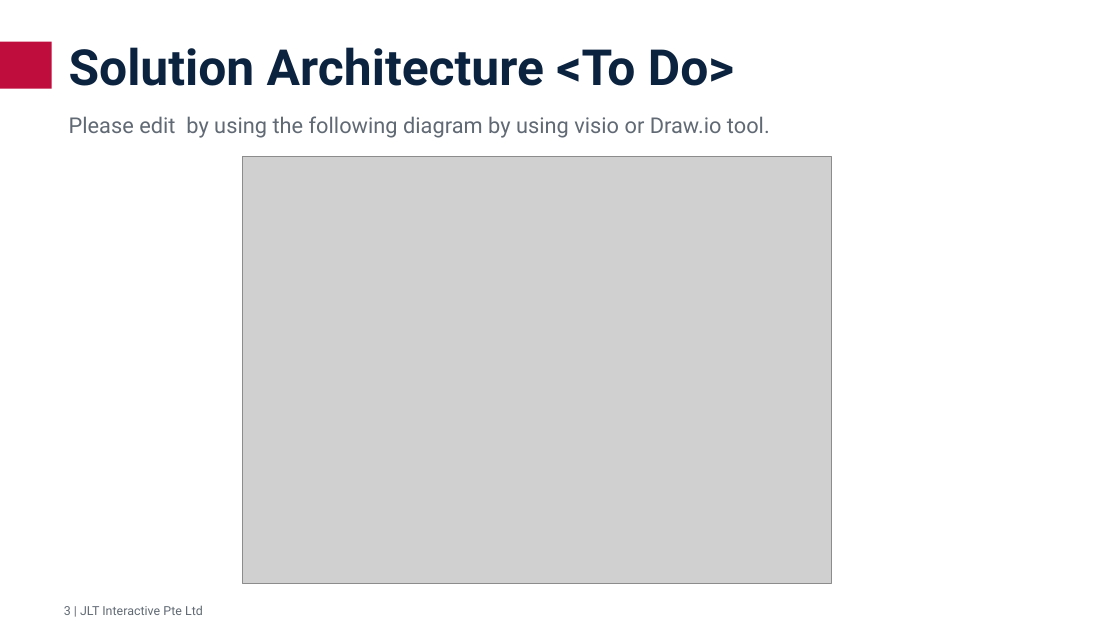
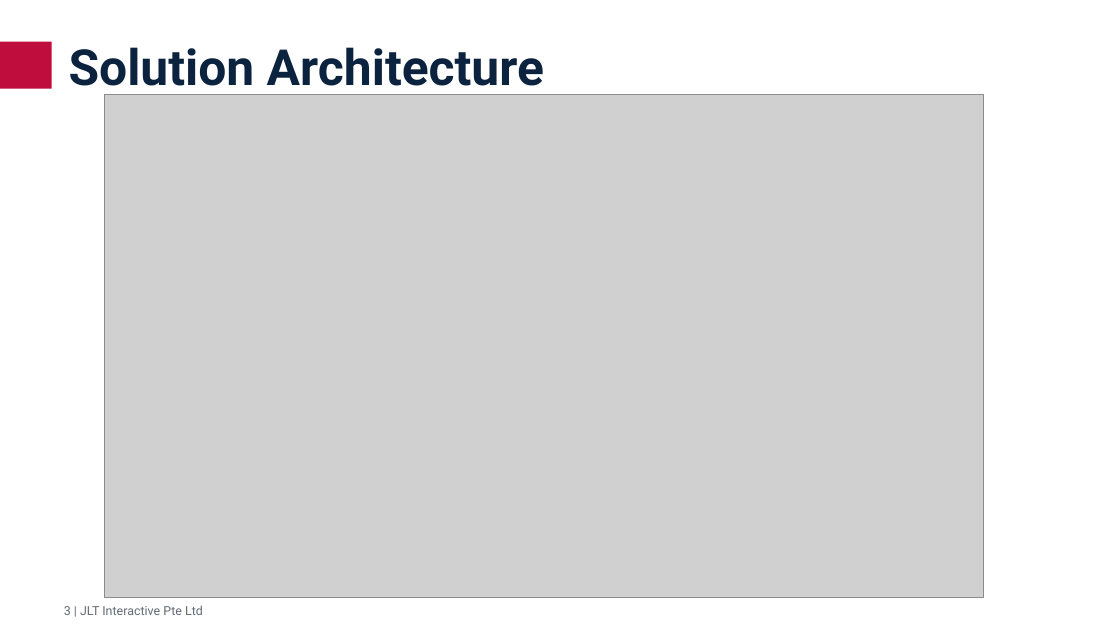
Before and after one commit to Prabhuduraik/Samples, a slide deck: slide 4 of JLTi_Sitecore-JLT Websites.ppt. Drawn at 1120x630 pixels with LibreOffice and Linux fonts; fonts in the diff are those of the drawing; grey boxes stand for pictures. Boxes give left, top, right and bottom in pixels: in the first picture for what was removed or moved away, otherwise in the second. Text is boxed around its words. In the diff, an @@ line names an element or a change of style, - is before the commit and + after.

```diff
--- a/JLTi_Sitecore-JLT Websites.ppt
+++ b/JLTi_Sitecore-JLT Websites.ppt
@@ title at [69, 47, 544, 97]: text changed @@
-Solution Architecture <To Do>
+Solution Architecture
@@ text removed at [69, 116, 770, 138] @@
-Please edit by using the following diagram by using visio or Draw.io tool.
@@ picture: place and size @@
-picture at [242, 157, 831, 585]
+picture at [104, 94, 983, 598]
```
Also in this commit, not shown: 5 other slides changed, 1 slide added, 2 slides removed, 1 other file.
